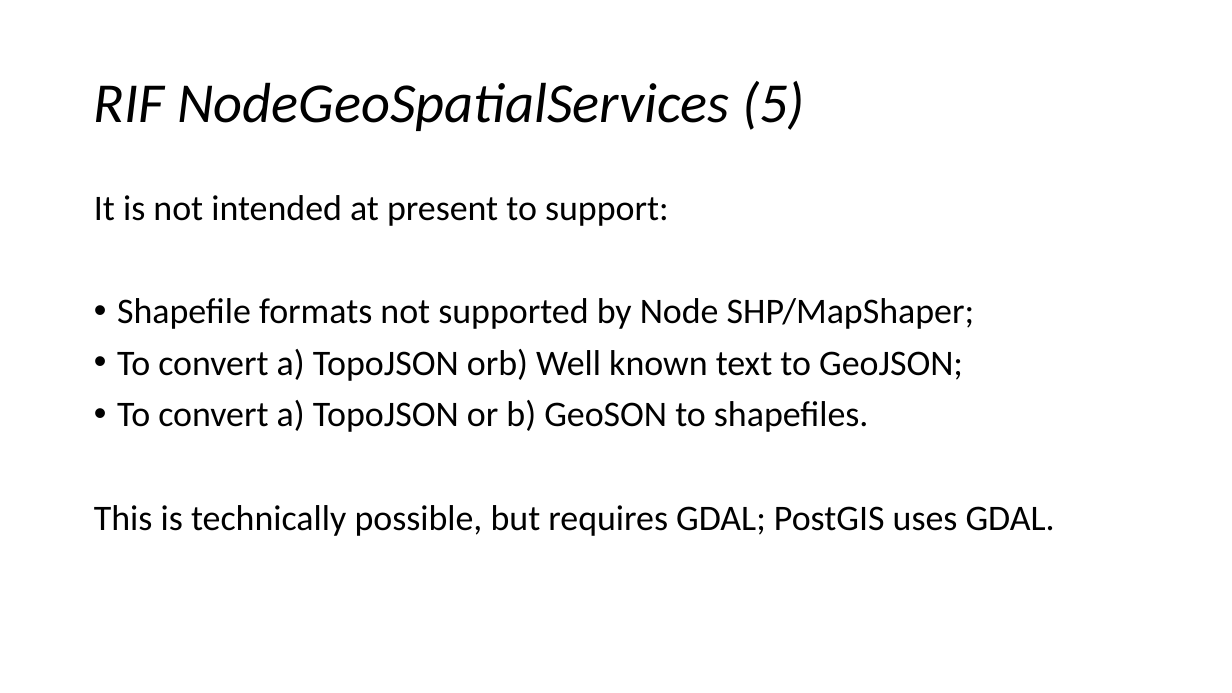
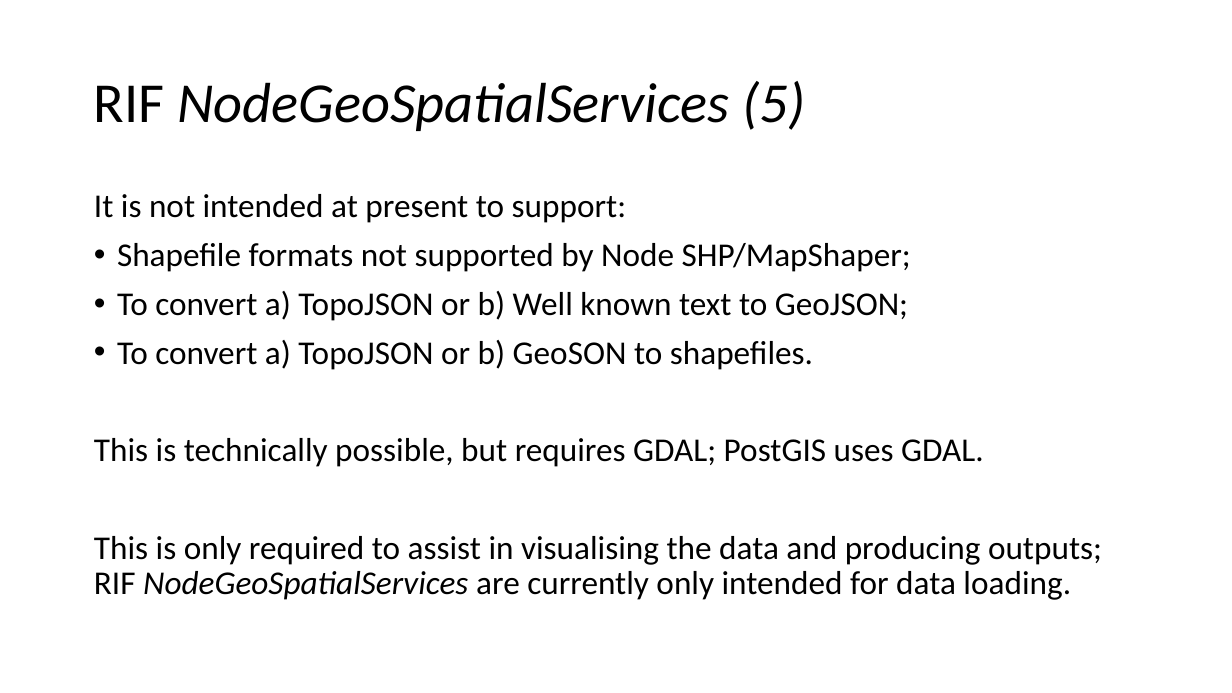
Before and after one commit to smallAreaHealthStatisticsUnit/rapidInquiryFacility, a slide deck: slide 6 of rifNodeServices/NodeGeoSpatialServices.pptx. Drawn at 1232x693 pixels with LibreOffice and Linux fonts; fonts in the diff are those of the drawing. Boxes give left, top, right and bottom in pixels: in the first picture for what was removed or moved away, otherwise in the second. Text is boxed around its words. In the diff, an @@ line names an element or a change of style, - is before the commit and + after.

Commit message:
More work on services

```diff
--- a/rifNodeServices/NodeGeoSpatialServices.pptx
+++ b/rifNodeServices/NodeGeoSpatialServices.pptx
@@ title "RIF NodeGeoSpatialServices (5)" at bbox=[94, 81, 805, 131]: italic off in "RIF" @@
@@ text at bbox=[94, 194, 984, 467]: size 28 to 25.9 pt in "It is not intended at present to ...", "Shapefile formats not supported by Node SHP/MapShaper;", "To convert a) TopoJSON or b) GeoSON ...", "This is technically possible, but requires GDAL; ..." @@
@@ text at bbox=[117, 291, 908, 321]: text changed; size 28 to 25.9 pt @@
-• To convert a) TopoJSON orb) Well known text to GeoJSON;
+• To convert a) TopoJSON or b) Well known text to GeoJSON;
@@ text at bbox=[94, 536, 1102, 600]: paragraph added @@
+This is only required to assist in visualising the data and producing outputs; RIF NodeGeoSpatialServices are currently only intended for data loading.
```
Also in this commit, not shown: 16 other slides changed, 2 slides added, 1 other file.
